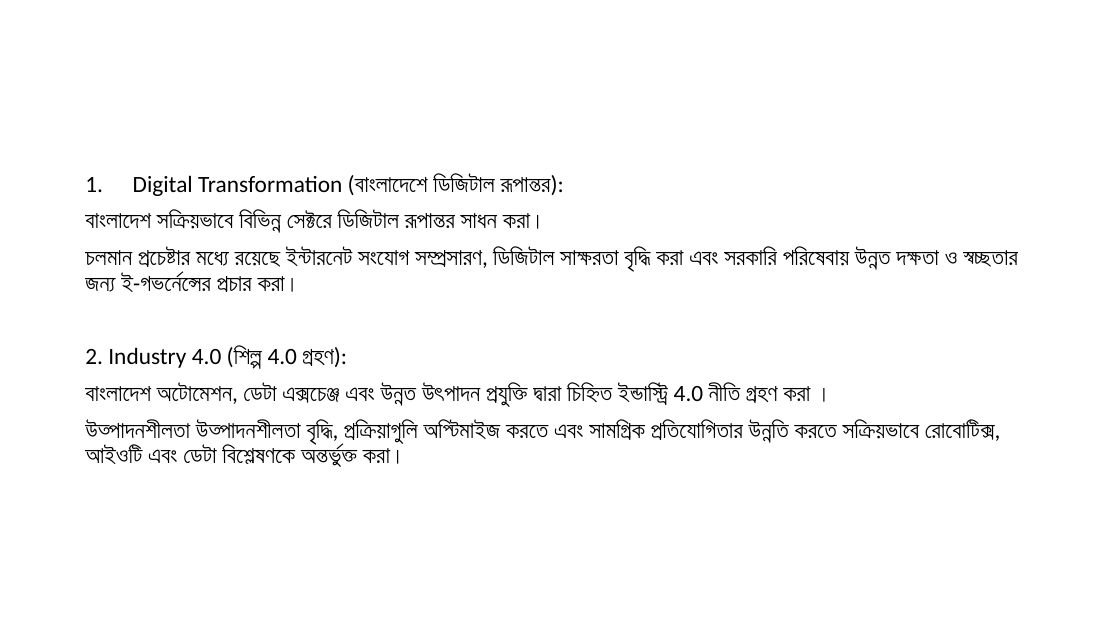
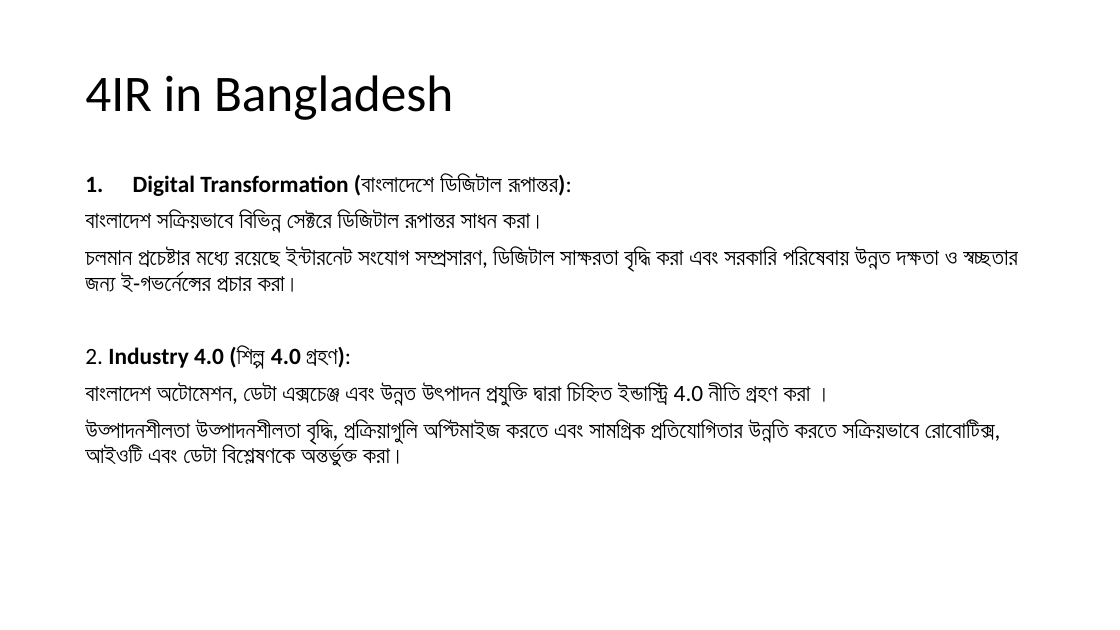
Before and after one commit to MoazzemhossainMoazz/HPP_files, a slide deck: slide 6 of 7 Fourth Industrial Revolution(4IR).pptx. Drawn at 1120x630 pixels with LibreOffice and Linux fonts; fonts in the diff are those of the drawing. Boxes give left, top, right and bottom in pixels: in the first picture for what was removed or moved away, otherwise in the second. Text is boxed around its words. In the diff, an @@ line names an element or a change of style, - is before the commit and + after.

```diff
--- a/7 Fourth Industrial Revolution(4IR).pptx
+++ b/7 Fourth Industrial Revolution(4IR).pptx
@@ title added at bbox=[85, 75, 453, 120], 44 pt, text #000000 @@
+4IR in Bangladesh
@@ text at bbox=[85, 173, 571, 369]: bold on in "Digital Transformation (বাংলাদেশে ডিজিটাল রূপান্তর):", "Industry 4.0 (শিল্প 4.0 গ্রহণ):" @@
```
Also in this commit, not shown: 8 other slides changed, 2 slides added, 5 slides removed.
